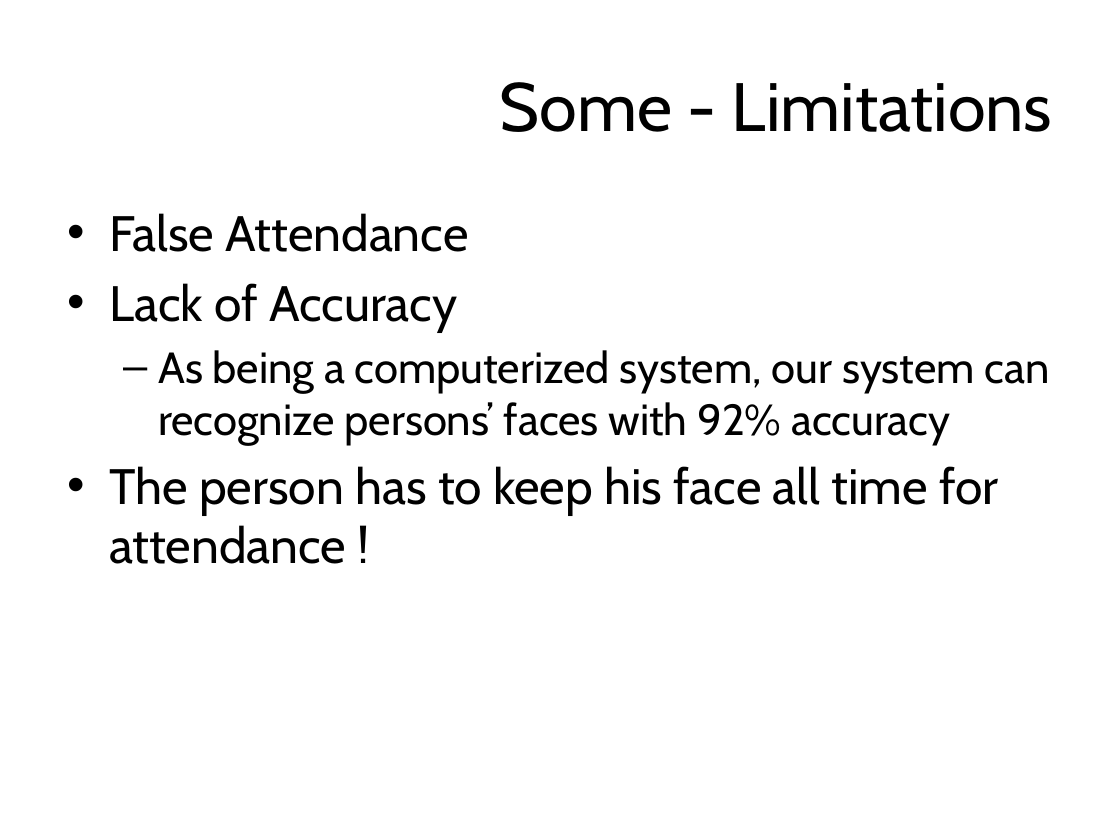
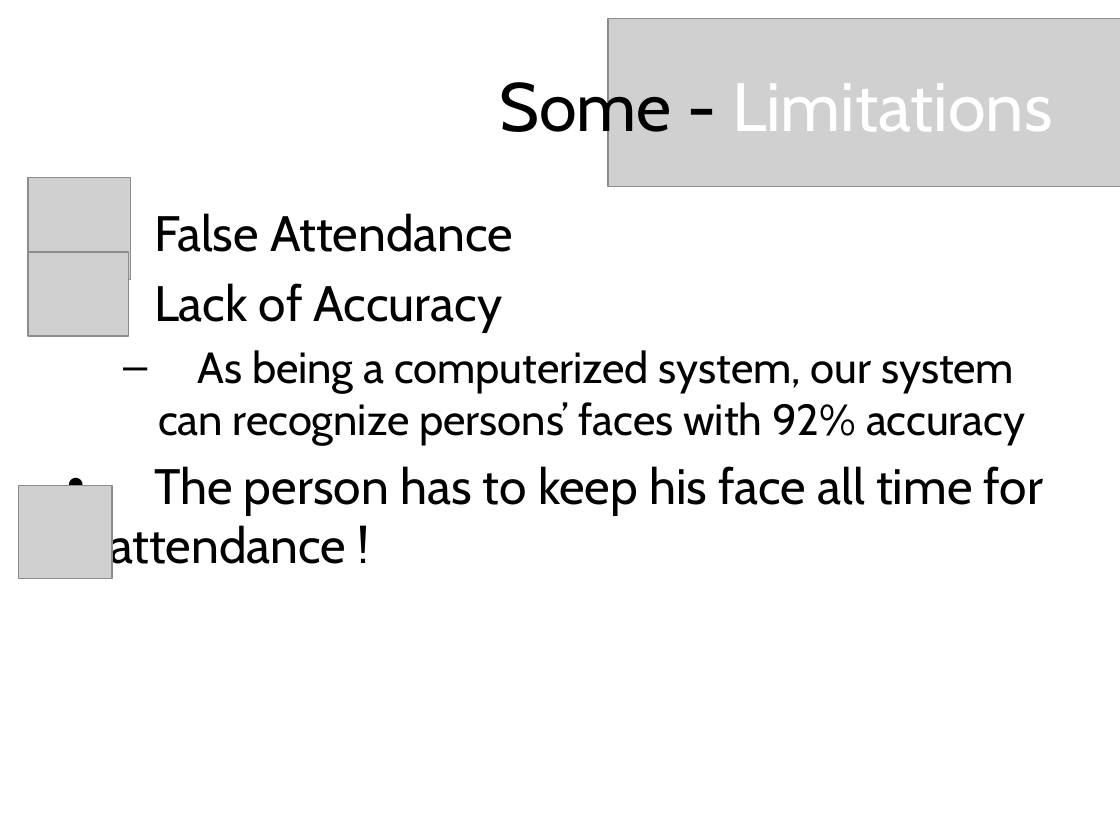
Before and after one commit to AayushShah25/Attendence-By-AI-With-Databse, a slide deck: slide 12 of Automated Attendance System – By AI.pptx. Drawn at 1120x840 pixels with LibreOffice and Linux fonts; fonts in the diff are those of the drawing; grey boxes stand for pictures. Boxes give left, top, right and bottom in pixels: in the first picture for what was removed or moved away, otherwise in the second. Text is boxed around its words. In the diff, an @@ line names an element or a change of style, - is before the commit and + after.

```diff
--- a/Automated Attendance System – By AI.pptx
+++ b/Automated Attendance System – By AI.pptx
@@ picture added at (x1=608, y1=19, x2=1120, y2=187) @@
@@ title "Some - Limitations" at (x1=499, y1=73, x2=1052, y2=146): text colour #000000 to #FFFFFF in "Limitations" @@
@@ picture added at (x1=28, y1=177, x2=131, y2=280) @@
@@ text "False Attendance" rewrapped from (x1=109, y1=213, x2=1050, y2=564) to (x1=109, y1=213, x2=1043, y2=574) @@
@@ picture added at (x1=28, y1=252, x2=129, y2=336) @@
@@ picture added at (x1=19, y1=485, x2=112, y2=578) @@
```
Also in this commit, not shown: 3 other slides changed, 3 slides added, 1 slide removed.
